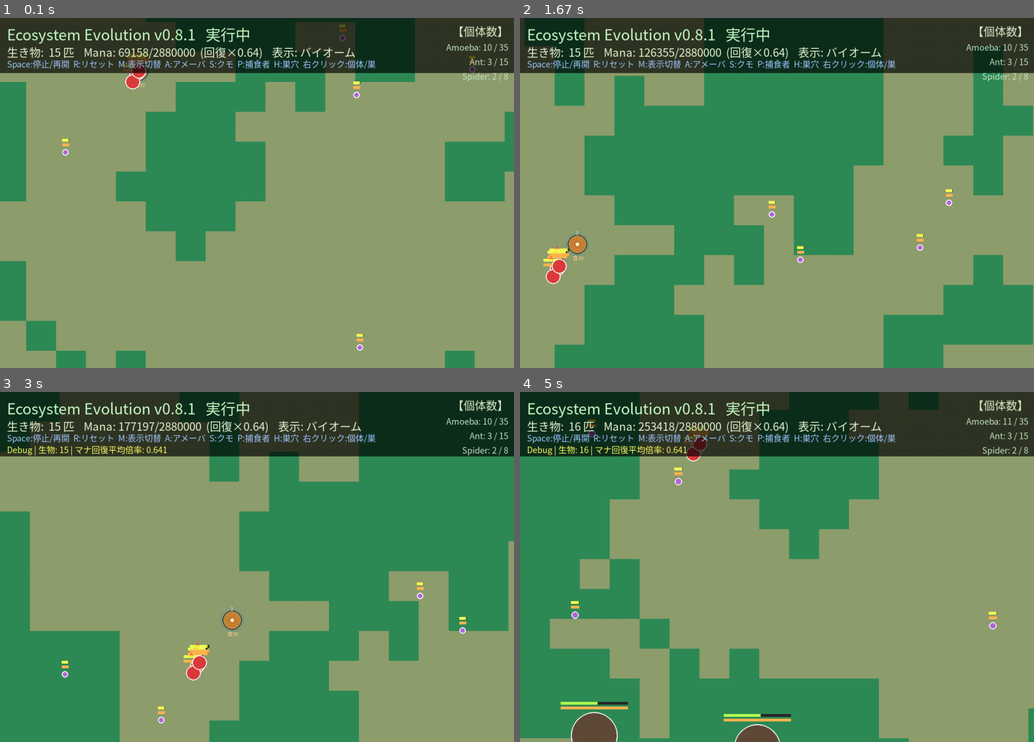
Above: before the commit, frames 1-4 (two rows, left to right).
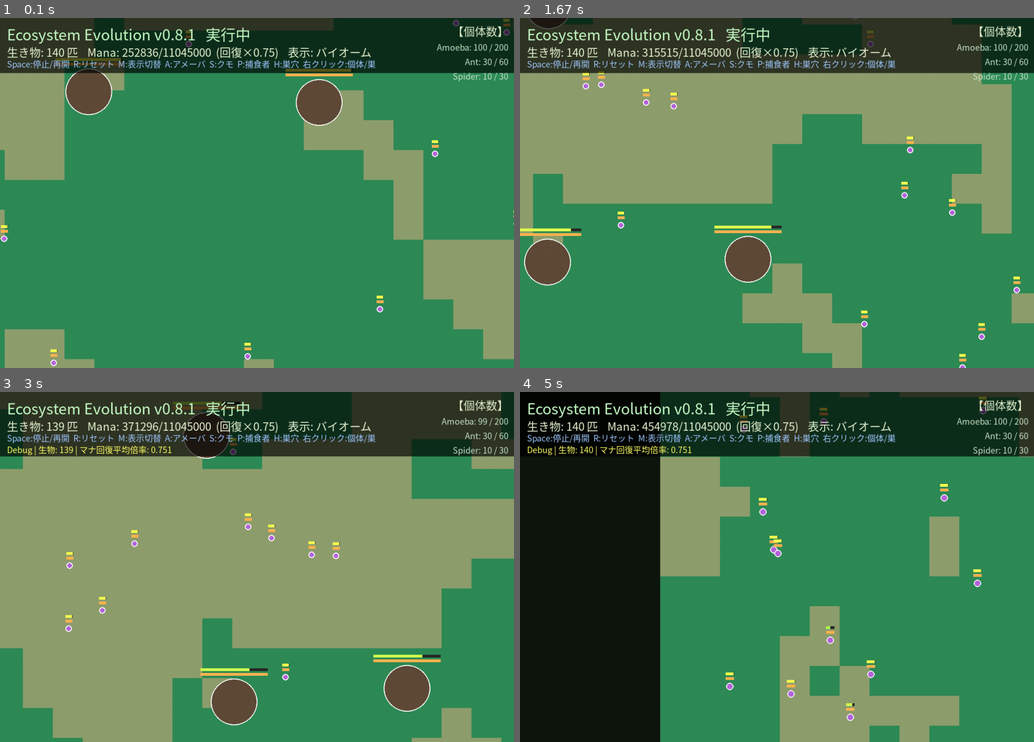
Above: after the commit, the same moments.

Repository: illuaStudio/ecosystem_evo
Game: pygame game, started from src/main.py
Two runs of this game, one before a commit and one after it. Both use one fixed random seed, a clock stepped at 60 frames per second and the inputs below.
Inputs (mouse positions are in pixels of both pictures, inside the frame that each line leads up to):
- Up to frame 1 (0.1 s): no input
- Up to frame 2 (1.67 s): tap Enter at 0.33, 1.5 s; press the mouse at (694, 60) at 1.2 s; move the mouse to (653, 147) at 1.3 s; release the mouse at (612, 235) at 1.43 s
- Up to frame 3 (3 s): press the mouse at (174, 434) at 1.87 s; move the mouse to (272, 469) at 1.97 s; release the mouse at (364, 504) at 2.1 s; hold D 2.17-2.63 s; move the mouse to (159, 462) at 2.2 s; click (107, 546) at 2.72 s
- Up to frame 4 (5 s): press the mouse at (627, 546) at 3.03 s; move the mouse to (663, 500) at 3.13 s; release the mouse at (694, 451) at 3.27 s; press the mouse at (627, 546) at 3.37 s; move the mouse to (771, 514) at 3.47 s; release the mouse at (920, 483) at 3.6 s; hold A 3.67-4.2 s; move the mouse to (869, 686) at 3.7 s; press the mouse at (627, 546) at 4.6 s; move the mouse to (689, 497) at 4.7 s; release the mouse at (756, 448) at 4.83 s; press the mouse at (627, 546) at 4.93 s

The runs differ from the first frame. In frame 1, 66% of the frame differs, in the area x 0-100%, y 0-100%; in frame 2, 56%; in frame 3, 50%; in frame 4, 77%.

Commit message:
マップ移動修正

Diff:
--- a/config/game.json
+++ b/config/game.json
@@ -8,6 +8,7 @@
 
   "camera_width": 1100,
   "camera_height": 750,
+  "camera_pan_extra": 300,
 
   "max_creatures": 250,
 
--- a/config/worlds/world.json
+++ b/config/worlds/world.json
@@ -1,8 +1,8 @@
 {
   "name": "Grassland",
   "display_name": "草原の生態系",
-  "world_width": 1500,
-  "world_height": 1500,
+  "world_width": 3000,
+  "world_height": 3000,
   "background_color": [34, 60, 25],
 
   "mana": {
@@ -13,15 +13,15 @@
   },
 
   "initial_entities": {
-    "Amoeba": 10,
-    "Ant": 3,
-    "Spider": 2
+    "Amoeba": 100,
+    "Ant": 30,
+    "Spider": 10
   },
 
   "population_limits": {
-    "Amoeba": 35,
-    "Ant": 15,
-    "Spider": 8
+    "Amoeba": 200,
+    "Ant": 60,
+    "Spider": 30
   },
 
   "world": {
--- a/src/core/camera.py
+++ b/src/core/camera.py
@@ -18,22 +18,76 @@
         self.dragging = False
         self.last_pos = (0, 0)
 
+        # HUD に隠れないよう、マップ端より先までパンできる余白（ピクセル）
+        self._pan_inset_top = 0.0
+        self._pan_inset_left = 0.0
+        self._pan_inset_right = 0.0
+        self._pan_inset_bottom = 0.0
+
     def set_world(self, world):
         """Worldを設定（engineから呼ばれる）"""
         self.world = world
         self.center()
 
-    def _clamp_axis(self, pos: float, world_size: int, screen_size: int) -> float:
-        """ワールドが画面より小さいときも余白内でパンできるようクランプする。"""
-        low = min(0, world_size - screen_size)
-        high = max(0, world_size - screen_size)
+    def set_pan_insets(
+        self,
+        *,
+        top: float = 0,
+        left: float = 0,
+        right: float = 0,
+        bottom: float = 0,
+    ) -> None:
+        """UI オーバーレイ分だけマップ端を超えてドラッグできる範囲を設定する。"""
+        changed = (
+            self._pan_inset_top != top
+            or self._pan_inset_left != left
+            or self._pan_inset_right != right
+            or self._pan_inset_bottom != bottom
+        )
+        self._pan_inset_top = top
+        self._pan_inset_left = left
+        self._pan_inset_right = right
+        self._pan_inset_bottom = bottom
+        if changed:
+            self._clamp_position()
+
+    def _clamp_axis(
+        self,
+        pos: float,
+        world_size: int,
+        screen_size: int,
+        *,
+        inset_before: float,
+        inset_after: float,
+    ) -> float:
+        """ワールドが画面より小さいときも余白内でパンできるようクランプする。
+
+        inset_before: マップ先端（左上）を UI の下へずらすための余白
+        inset_after: マップ末端（右下）を UI から離すための余白
+        """
+        base_low = min(0, world_size - screen_size)
+        base_high = max(0, world_size - screen_size)
+        low = base_low - inset_before
+        high = base_high + inset_after
         return max(low, min(high, pos))
 
     def _clamp_position(self) -> None:
         if not self.world:
             return
-        self.x = self._clamp_axis(self.x, self.world.width, self.screen_w)
-        self.y = self._clamp_axis(self.y, self.world.height, self.screen_h)
+        self.x = self._clamp_axis(
+            self.x,
+            self.world.width,
+            self.screen_w,
+            inset_before=self._pan_inset_left,
+            inset_after=self._pan_inset_right,
+        )
+        self.y = self._clamp_axis(
+            self.y,
+            self.world.height,
+            self.screen_h,
+            inset_before=self._pan_inset_top,
+            inset_after=self._pan_inset_bottom,
+        )
 
     def handle_event(self, event):
         if event.type == pygame.MOUSEBUTTONDOWN and event.button == 1:
--- a/src/core/engine.py
+++ b/src/core/engine.py
@@ -98,8 +98,26 @@
         self.world.update(self._sim_dt())
         self._render_ticks_until_sim = self.sim_ticks_per_step - 1
 
+    def _update_camera_pan_insets(self) -> None:
+        """HUD の大きさに合わせ、マップ端を UI の下までずらせるパン余白を設定する。"""
+        extra = float(config.game.get("camera_pan_extra", 16))
+        has_selection = (
+            self.selected_creature is not None or self.selected_nest is not None
+        )
+        sw = self.screen.get_width()
+        top = (
+            Renderer.HUD_TOP_HEIGHT_DEBUG
+            if self.show_debug
+            else Renderer.HUD_TOP_HEIGHT
+        ) + extra
+        left = (min(Renderer.HUD_LEFT_PANEL_WIDTH, sw) if has_selection else 0) + extra
+        right = Renderer.HUD_RIGHT_PANEL_WIDTH + extra
+        bottom = extra
+        self.camera.set_pan_insets(top=top, left=left, right=right, bottom=bottom)
+
     def draw(self):
         """描画"""
+        self._update_camera_pan_insets()
         self.renderer.draw(
             self.world.creatures,
             self.camera,
--- a/src/rendering/renderer.py
+++ b/src/rendering/renderer.py
@@ -28,6 +28,10 @@
     # ワールド外・余白（画面 > マップ時）と HUD 背面
     UI_MARGIN_COLOR = (14, 22, 14)
     UI_PANEL_COLOR = (0, 0, 0, 170)
+    HUD_TOP_HEIGHT = 118
+    HUD_TOP_HEIGHT_DEBUG = 138
+    HUD_LEFT_PANEL_WIDTH = 520
+    HUD_RIGHT_PANEL_WIDTH = 220
 
     def __init__(self, screen, font, small_font, big_font):
         self.screen = screen
@@ -395,11 +399,12 @@
         panel.fill((0, 0, 0, 0))
 
         sw, sh = self.screen.get_size()
-        top_h = 118 if not show_debug else 138
+        top_h = self.HUD_TOP_HEIGHT if not show_debug else self.HUD_TOP_HEIGHT_DEBUG
         pygame.draw.rect(panel, self.UI_PANEL_COLOR, (0, 0, sw, top_h))
 
         if has_selection:
-            pygame.draw.rect(panel, self.UI_PANEL_COLOR, (0, 118, min(520, sw), sh - 118))
+            left_w = min(self.HUD_LEFT_PANEL_WIDTH, sw)
+            pygame.draw.rect(panel, self.UI_PANEL_COLOR, (0, top_h, left_w, sh - top_h))
 
         self.screen.blit(panel, (0, 0))
 
--- /dev/null
+++ b/tests/test_camera_pan.py
@@ -0,0 +1,35 @@
+import unittest
+from unittest.mock import MagicMock
+
+from src.core.camera import Camera
+
+
+class TestCameraPanInsets(unittest.TestCase):
+    def setUp(self):
+        self.camera = Camera()
+        self.camera.screen_w = 1000
+        self.camera.screen_h = 800
+        world = MagicMock()
+        world.width = 2000
+        world.height = 1600
+        self.camera.world = world
+
+    def test_allows_pan_past_top_left_for_hud(self):
+        self.camera.set_pan_insets(top=120, left=520, right=0, bottom=0)
+        self.camera.x = -600
+        self.camera.y = -200
+        self.camera._clamp_position()
+        self.assertEqual(self.camera.x, -520)
+        self.assertEqual(self.camera.y, -120)
+
+    def test_allows_pan_past_bottom_right(self):
+        self.camera.set_pan_insets(top=0, left=0, right=100, bottom=80)
+        self.camera.x = 1100
+        self.camera.y = 880
+        self.camera._clamp_position()
+        self.assertEqual(self.camera.x, 1100)
+        self.assertEqual(self.camera.y, 880)
+
+
+if __name__ == "__main__":
+    unittest.main()
